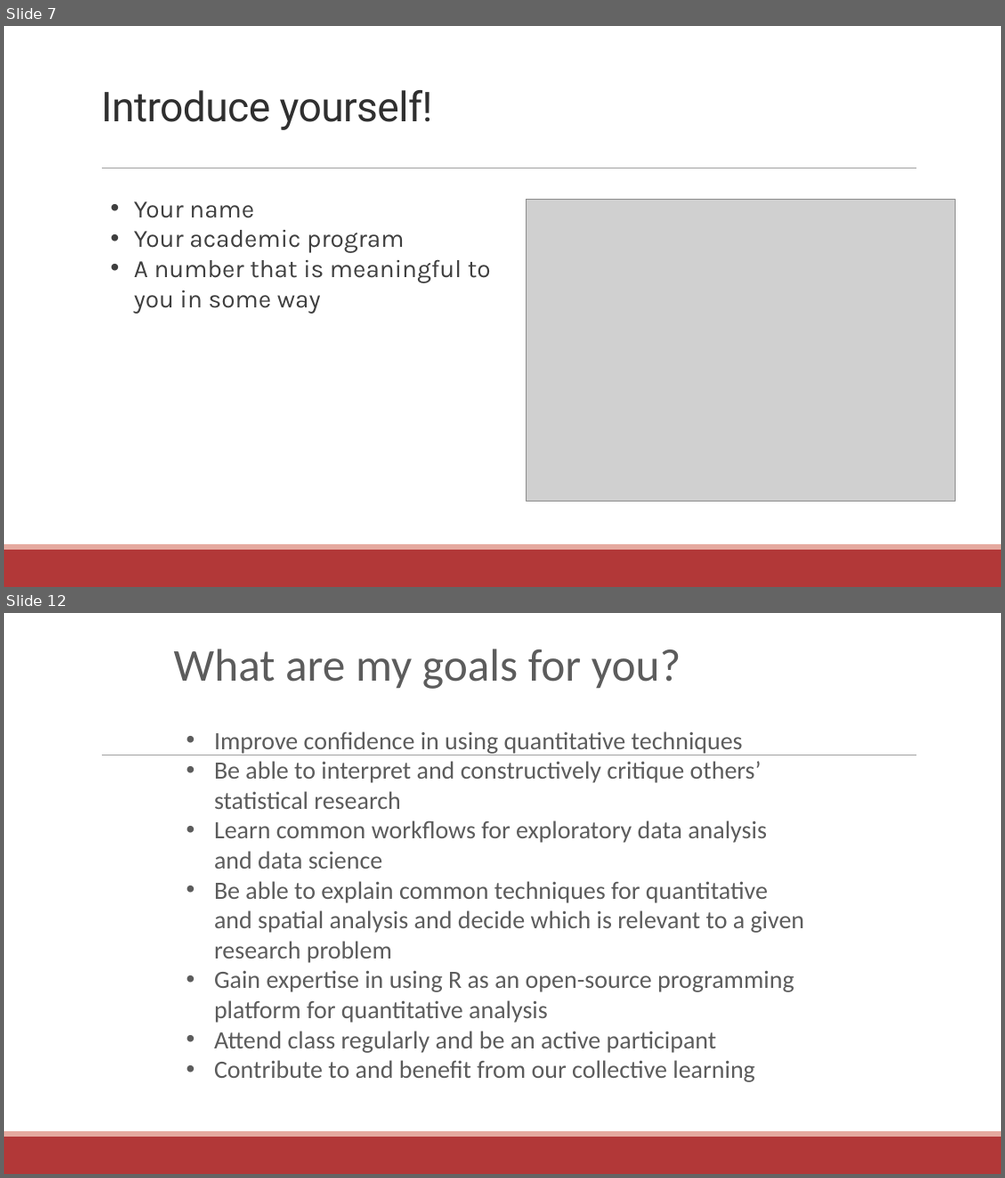
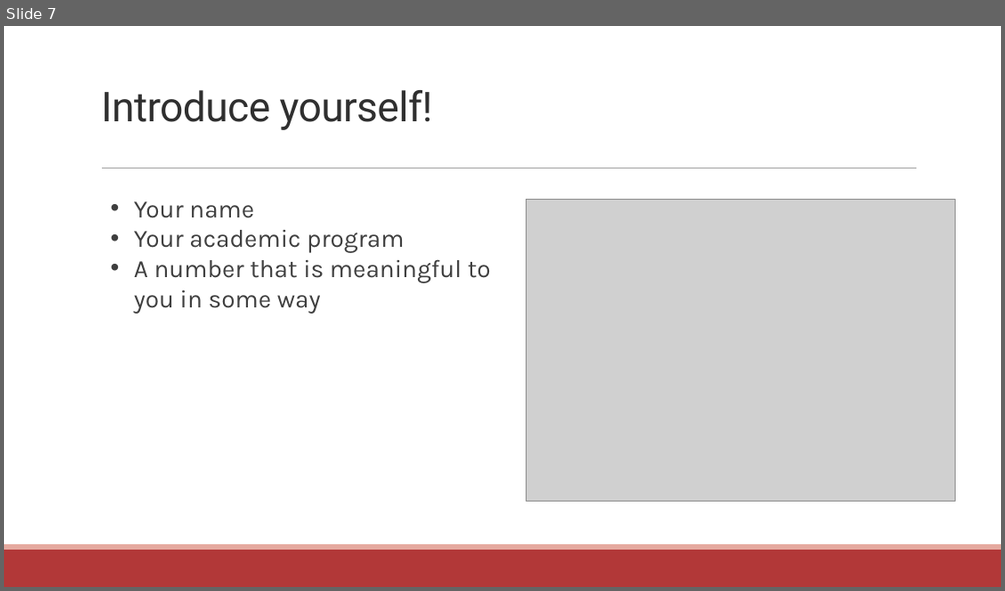
Before and after one commit to communitymaplab/geog4300_datascience, a slide deck: in_class_slides/geog4300_L01-Introductions.pptx. Shown one above the other, each under a label of ours: slides 7 and 12 before the commit, slide 7 after it; the slides between them are not shown. The pictures are 1005x1178 and 1005x591 pixels, drawn with LibreOffice and Linux fonts; fonts in the diff are those of the drawing; grey boxes stand for pictures. Boxes give left, top, right and bottom in pixels: in the first picture for what was removed or moved away, otherwise in the second. Text is boxed around its words. In the diff, an @@ line names an element or a change of style, - is before the commit and + after.

```diff
--- a/in_class_slides/geog4300_L01-Introductions.pptx
+++ b/in_class_slides/geog4300_L01-Introductions.pptx
@@ slide 12 removed at (x1=4, y1=613, x2=1001, y2=1174), background #FFFFFF; not listed: 3 template elements that a slide beside it also shows @@
@@ text removed at (x1=174, y1=649, x2=680, y2=689) @@
-What are my goals for you?
@@ text removed at (x1=214, y1=731, x2=805, y2=1082) @@
-• Improve confidence in using quantitative techniques
-• Be able to interpret and constructively critique others’ statistical research
-• Learn common workflows for exploratory data analysis and data science
-• Be able to explain common techniques for quantitative and spatial analysis and decide which is relevant to a given research problem
-• Gain expertise in using R as an open-source programming platform for quantitative analysis
-• Attend class regularly and be an active participant
-• Contribute to and benefit from our collective learning
```
Also in this commit, not shown: 5 slides changed, 6 slides added, 17 other slides removed, 1 other file.
